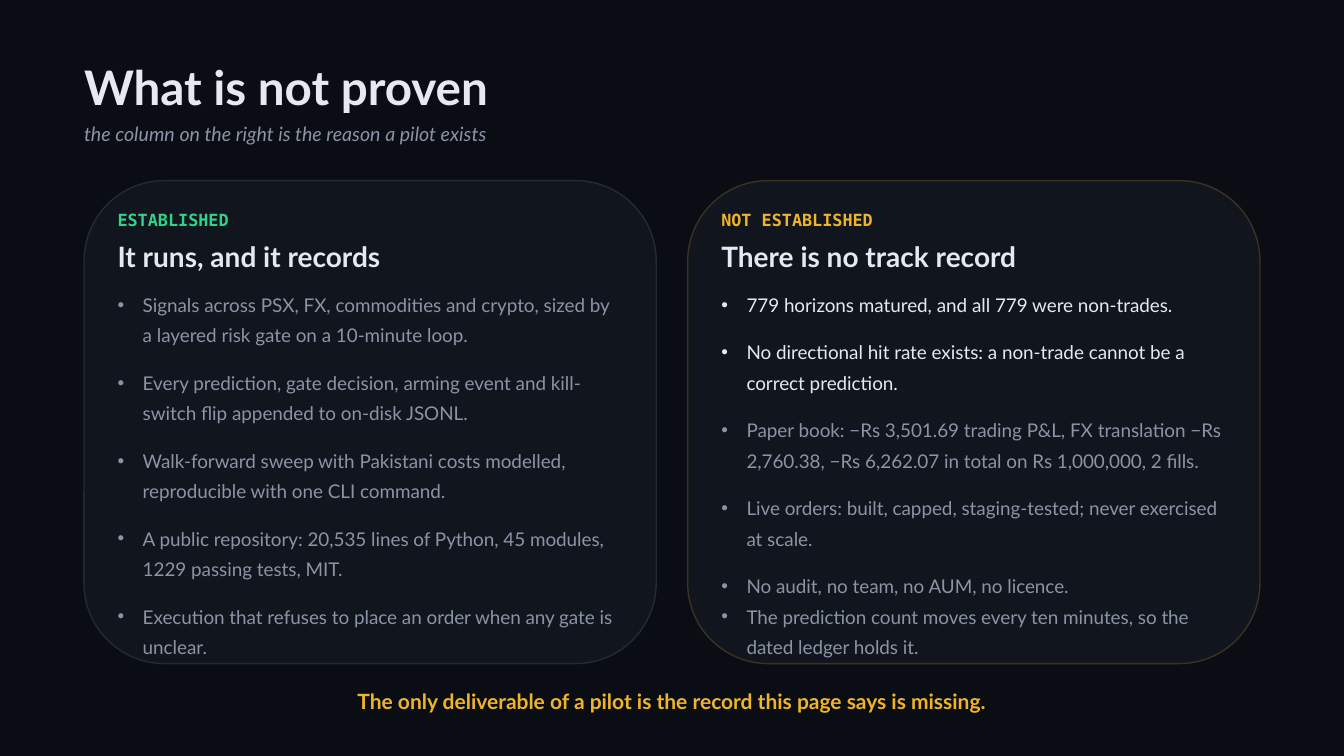
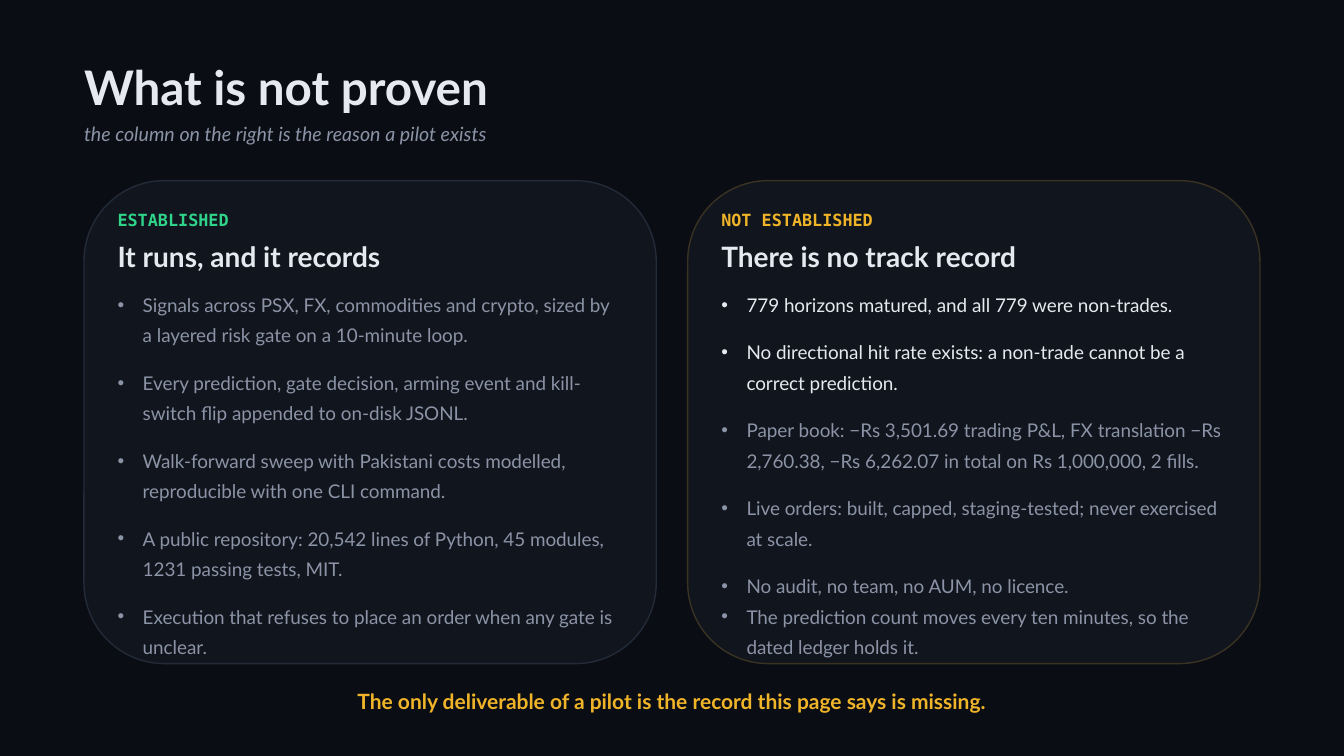
Before and after one commit to zhaider5142009-oss/kairos, a slide deck: slide 6 of docs/investors/KAIROS_Investor_Deck.pptx. Drawn at 1344x756 pixels with LibreOffice and Linux fonts; fonts in the diff are those of the drawing. Boxes give left, top, right and bottom in pixels: in the first picture for what was removed or moved away, otherwise in the second. Text is boxed around its words. In the diff, an @@ line names an element or a change of style, - is before the commit and + after.

```diff
--- a/docs/investors/KAIROS_Investor_Deck.pptx
+++ b/docs/investors/KAIROS_Investor_Deck.pptx
@@ text at box(143, 532, 604, 580): text changed @@
-• A public repository: 20,535 lines of Python, 45 modules, 1229 passing tests, MIT.
+• A public repository: 20,542 lines of Python, 45 modules, 1231 passing tests, MIT.
```
Also in this commit, not shown: 2 other slides changed, 7 other files.
